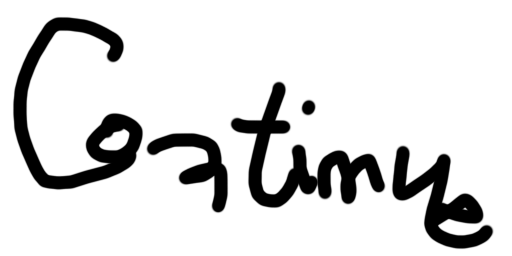
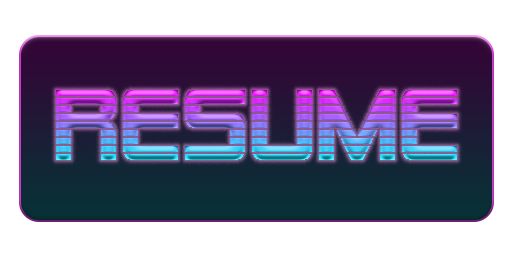
Layers edited between the first and the second 512px x 256px image:
added layer "RESUME" above "Rounded Rectangle 1" over [56,90,457,160]
added layer "Rounded Rectangle 1" above "Background" over [19,35,494,222]
